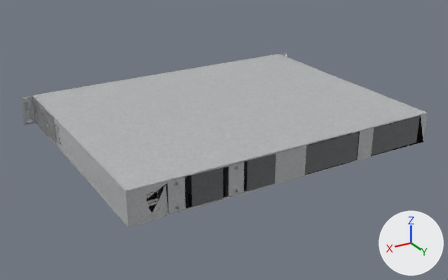
One commit to the glTF model danbyte/assets/Cisco/C9200-24T.far.glb: the scene before it, then after it.
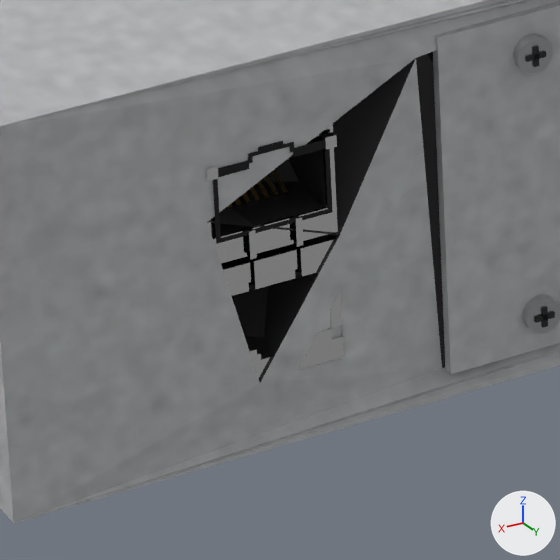
Each version appears first whole from a camera (50 mm lens) standing at (0.429, 0.895, 0.346) and looking at (0.005, 0.188, -0.007), and next in a close-up on the part from 28% to 40% of the width and 64% to 82% of the height. Every picture has the same lights, and +X, +Y and +Z are marked at lower right. The first two pictures are the older version. Where no turn or scale is listed for an object, it has been applied to the vertices. Vertices at exactly the same position are counted once.
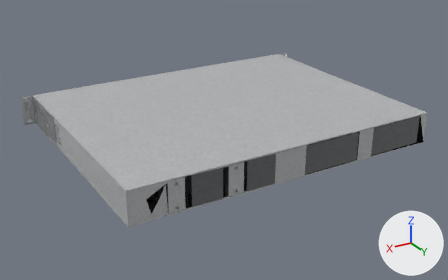
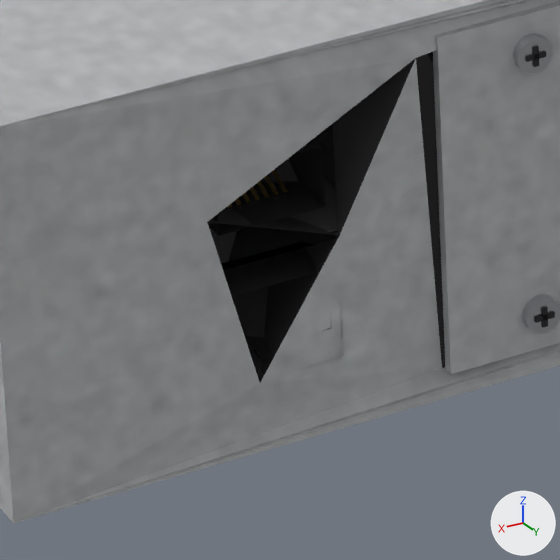
Pixel boxes [x1, y1, x2, y2] of what changed, in the close-ups (560 x 560 px):
'Mesh_34', surface changed, reshaped
    both: [0, 0, 560, 523]
part 1 of me_mesh_34, deleted
    before: [207, 135, 337, 290]
part 2 of me_mesh_34, deleted
    before: [208, 124, 344, 380]

What changed in the scene script:
```text
Change mat_db_far_palette:
    where n7 = _N.new('ShaderNodeMapping'); n7.name = 'Mapping.001'
    n7.inputs[1].default_value: (0.00431, -14.74, 0.0) -> (0.00431, -14.77, 0.0)  # 'Location'
    n7.inputs[3].default_value: (15.73, 15.73, 1.0) -> (15.73, 15.76, 1.0)  # 'Scale'
Change me_mesh_34:
    used by ob_mesh_34; location = (-0.2413, 0.3539, 0.0)
    remove me_mesh_34.from_pydata(...)  # 4170 vertices, 9488 faces; spans x 0.0..0.483, y -0.354..-0.001, z 0.0..0.044
    add me_mesh_34.from_pydata(...)  # 4100 vertices, 9380 faces; spans x 0.0..0.483, y -0.354..-0.001, z 0.0..0.044
    me_mesh_34 part 1: 10 loose pieces with 88 vertices, spanning x 0.427..0.441, y -0.002..-0.001, z 0.009..0.034, are deleted
    me_mesh_34 part 2
    12 vertices are removed from x 0.428..0.44, y -0.002, z 0.01..0.034
    80 faces are deleted
    other edits to the shape of me_mesh_34 do not show in these pictures
```
